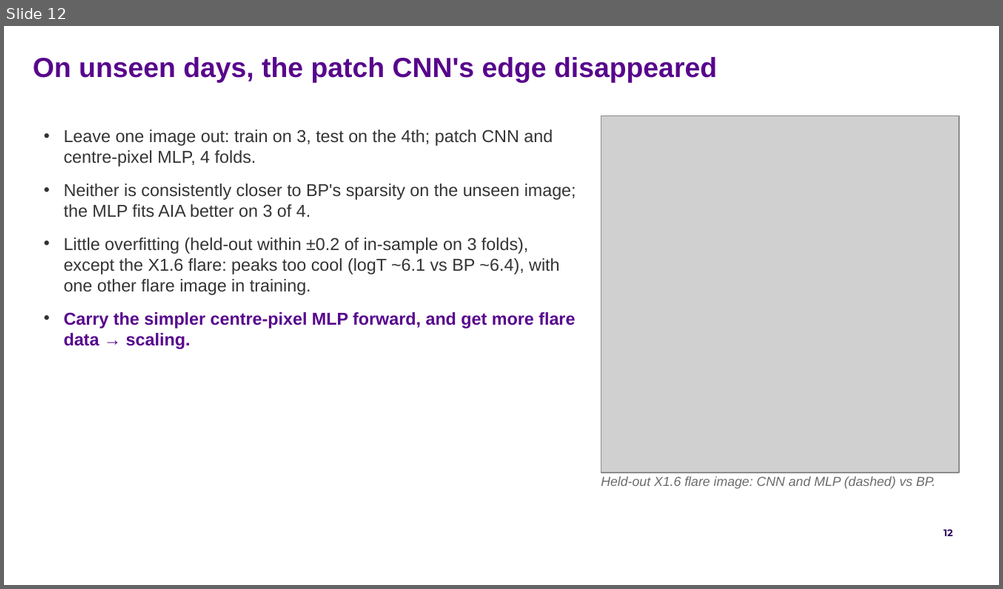
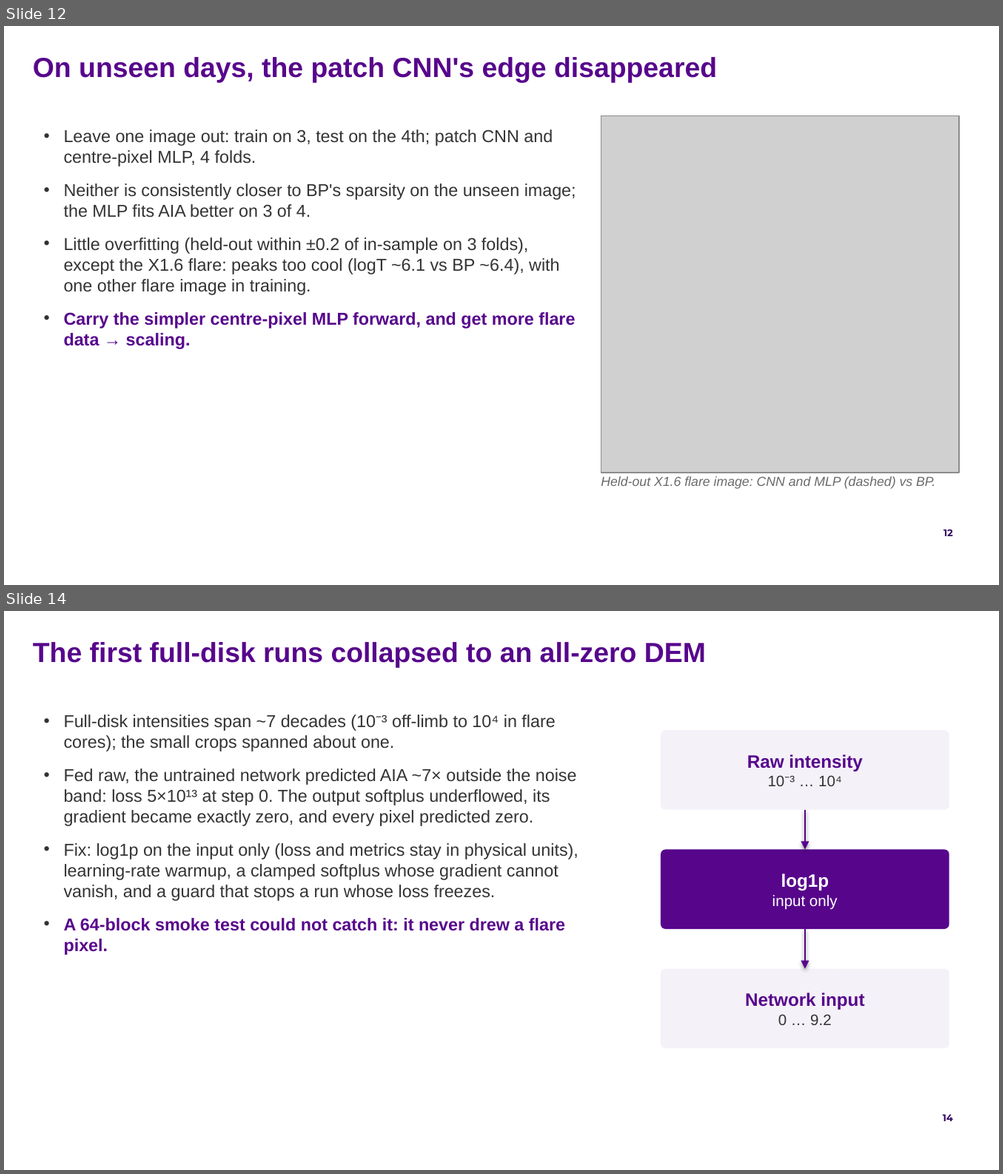
Before and after one commit to FruitPnchSamuraiG/solar-dem-inversion, a slide deck: slides/DEM_deck_v2.pptx. Shown one above the other, each under a label of ours: slide 12 before the commit, slides 12 and 14 after it; the slides between them are not shown. The pictures are 1003x589 and 1003x1174 pixels, drawn with LibreOffice and Linux fonts; fonts in the diff are those of the drawing; grey boxes stand for pictures; background and template pictures are left out. Boxes give left, top, right and bottom in pixels: in the first picture for what was removed or moved away, otherwise in the second. Text is boxed around its words. In the diff, an @@ line names an element or a change of style, - is before the commit and + after.

```diff
--- a/slides/DEM_deck_v2.pptx
+++ b/slides/DEM_deck_v2.pptx
@@ slide 14 added at [4, 611, 999, 1170], background #FFFFFF; not listed: 1 template element that a slide beside it also shows @@
@@ text added at [33, 642, 706, 668], 20 pt, text #57068C, bold @@
+The first full-disk runs collapsed to an all-zero DEM
@@ text added at [64, 715, 578, 955], 12.5 pt, text #333333 @@
+• Full-disk intensities span ~7 decades (10⁻³ off-limb to 10⁴ in flare cores); the small crops spanned about one.
+• Fed raw, the untrained network predicted AIA ~7× outside the noise band: loss 5×10¹³ at step 0. The output softplus underflowed, its gradient became exactly zero, and every pixel predicted zero.
+• Fix: log1p on the input only (loss and metrics stay in physical units), learning-rate warmup, a clamped softplus whose gradient cannot vanish, and a guard that stops a run whose loss freezes.
+• A 64-block smoke test could not catch it: it never drew a flare pixel.
@@ rounded rectangle added at [660, 730, 949, 810], fill #F4F1F8, 13 pt, text #57068C, bold @@
+Raw intensity
+10⁻³ … 10⁴
@@ arrow added from (805, 810) to (805, 850), #57068C 1.5 pt @@
@@ rounded rectangle added at [660, 850, 949, 929], fill #57068C, 11 pt, text #FFFFFF @@
+log1p
+input only
@@ arrow added from (805, 929) to (805, 969), #57068C 1.5 pt @@
@@ rounded rectangle added at [660, 969, 949, 1048], fill #F4F1F8, 13 pt, text #57068C, bold @@
+Network input
+0 … 9.2
```
Also in this commit, not shown: 1 slide changed, 18 other slides added, 3 other files.
